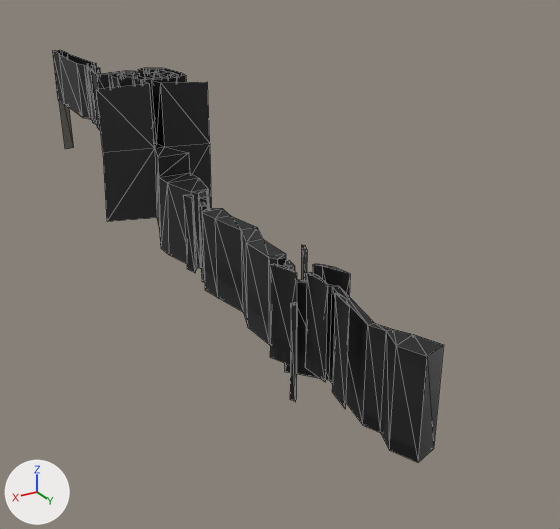
The glTF model levels/bedw/3/Map.glb, before and after one commit.
Both versions are drawn from a 50 mm camera at (607.0, 121.0, 193.0) aimed at (286.0, -416.0, -75.0). Lighting does not change. The marker at lower left points along +X, +Y and +Z. Mesh edges are drawn as thin lines. Where no turn or scale is listed for an object, it has been applied to the vertices. Vertices at the same position are counted once.

The older version as bpy lines, for what is in view:
```python
me_cube = bpy.data.meshes.new('Cube')
me_cube.from_pydata(...)  # 332 vertices, 502 faces; spans x 277.0..383.0, y -847.0..-149.0, z -88.0..63.0
me_cube.materials.append(mat_material)  # picture img_floor_dirt_bw
ob_cube = bpy.data.objects.new('Cube', me_cube)
ob_cube.location = (0.0, 0.0, 0.2)
```
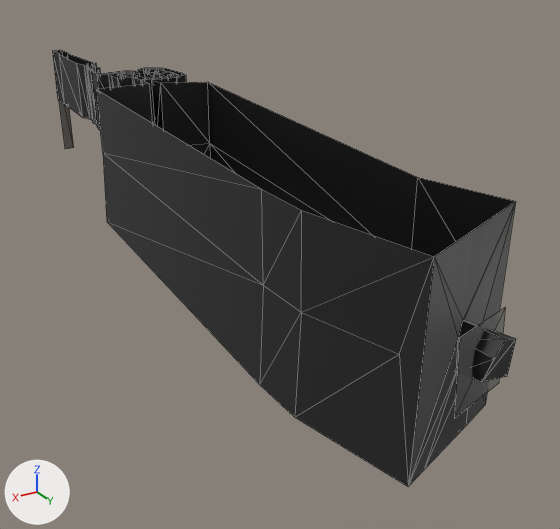
Pixel boxes (x1, y1, x2, y2) of what changed, in the pictures (560 x 529 px):
'Cube', reshaped (18% wider, 6% taller): before (53, 50, 444, 462); after (53, 50, 516, 487)
'Plane.001', added (black): after (454, 308, 505, 419)
part 1 of me_cube, added (black): after (96, 82, 516, 487)
part 2 of me_cube, surface changed (black): before (387, 329, 443, 356)

Edits to the bpy script that builds the scene:
```text
Change me_cube:
    used by ob_cube; location = (0.0, 0.0, 0.2)
    remove me_cube.from_pydata(...)  # 332 vertices, 502 faces; spans x 277.0..383.0, y -847.0..-149.0, z -88.0..63.0
    add me_cube.from_pydata(...)  # 359 vertices, 554 faces; spans x 277.0..399.0, y -847.0..-110.0, z -88.0..63.0
    me_cube part 1
    27 vertices are added at x 293.0..399.0, y -252.0..-110.0, z -74.0..59.0
    52 new faces join them
    me_cube part 2: 4 kept faces spanning x 338.0..361.0, y -183.0..-149.0, z -16.0 get new texture (UV) coordinates
Add me_plane:
    me_plane.from_pydata([(-21.6, -7.2, 22.8), (22.1, 5.5, 22.8), (-22.1, -5.5, -22.8), (21.6, 7.2, -22.8)], [], [(0, 2, 3), (0, 3, 1)])
    me_plane.materials.append(mat_material_001)  # black #000000
Add ob_plane_001:
    ob_plane_001 = bpy.data.objects.new('Plane.001', me_plane)
    ob_plane_001.location = (341.6, -123.5, -10.0)
```
